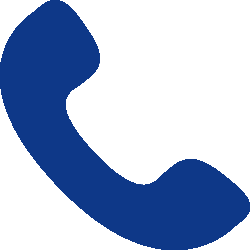
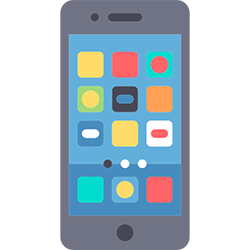
Revision of a layered 250x250 image; what changed, layer by layer:
added layer "smartphone" above "Layer 1" over (60, 0, 190, 250)
hid "Layer 1" over (0, 0, 250, 250)
